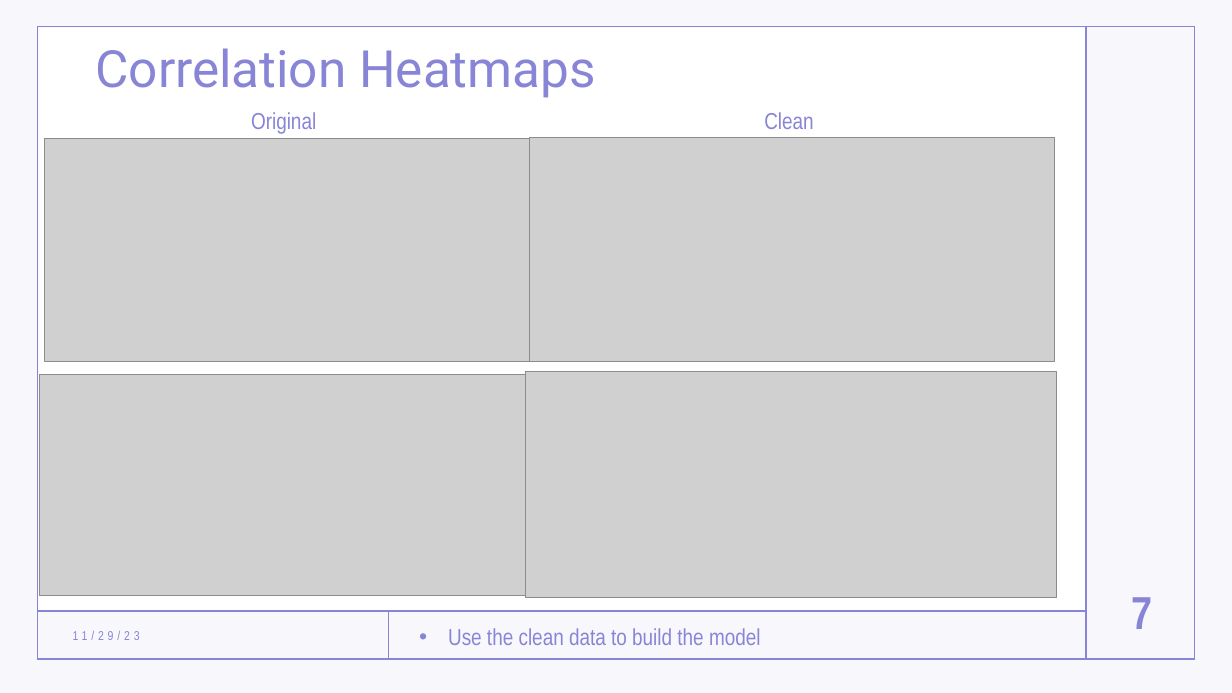
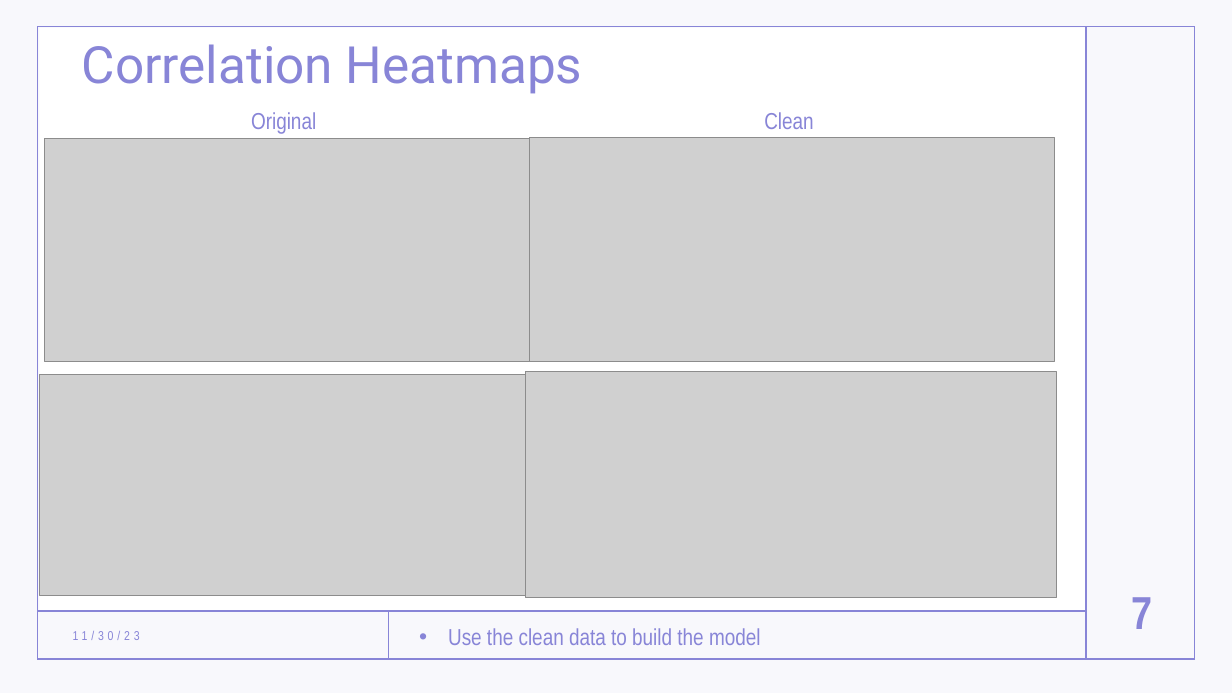
Before and after one commit to stefancourt/Churn-Prediction, a slide deck: slide 7 of Churn Prediction Presentation.pptx. Drawn at 1232x693 pixels with LibreOffice and Linux fonts; fonts in the diff are those of the drawing; grey boxes stand for pictures. Boxes give left, top, right and bottom in pixels: in the first picture for what was removed or moved away, otherwise in the second. Text is boxed around its words. In the diff, an @@ line names an element or a change of style, - is before the commit and + after.

```diff
--- a/Churn Prediction Presentation.pptx
+++ b/Churn Prediction Presentation.pptx
@@ title "Correlation Heatmaps": place and size @@
-title "Correlation Heatmaps" at [95,48,596,98]
+title "Correlation Heatmaps" at [82,44,583,94]
@@ text at [73,631,140,640]: text changed @@
-11/29/23
+11/30/23
```
Also in this commit, not shown: 8 other slides changed, 1 other file.
